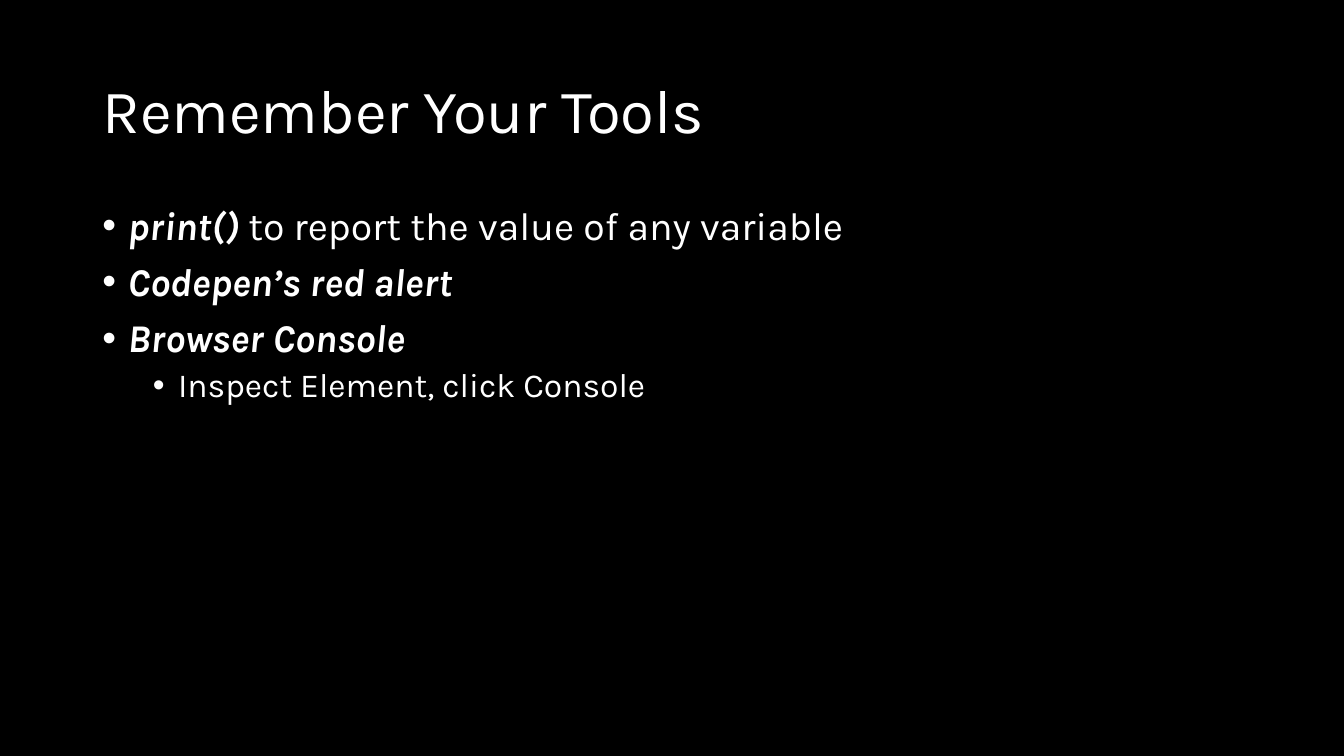
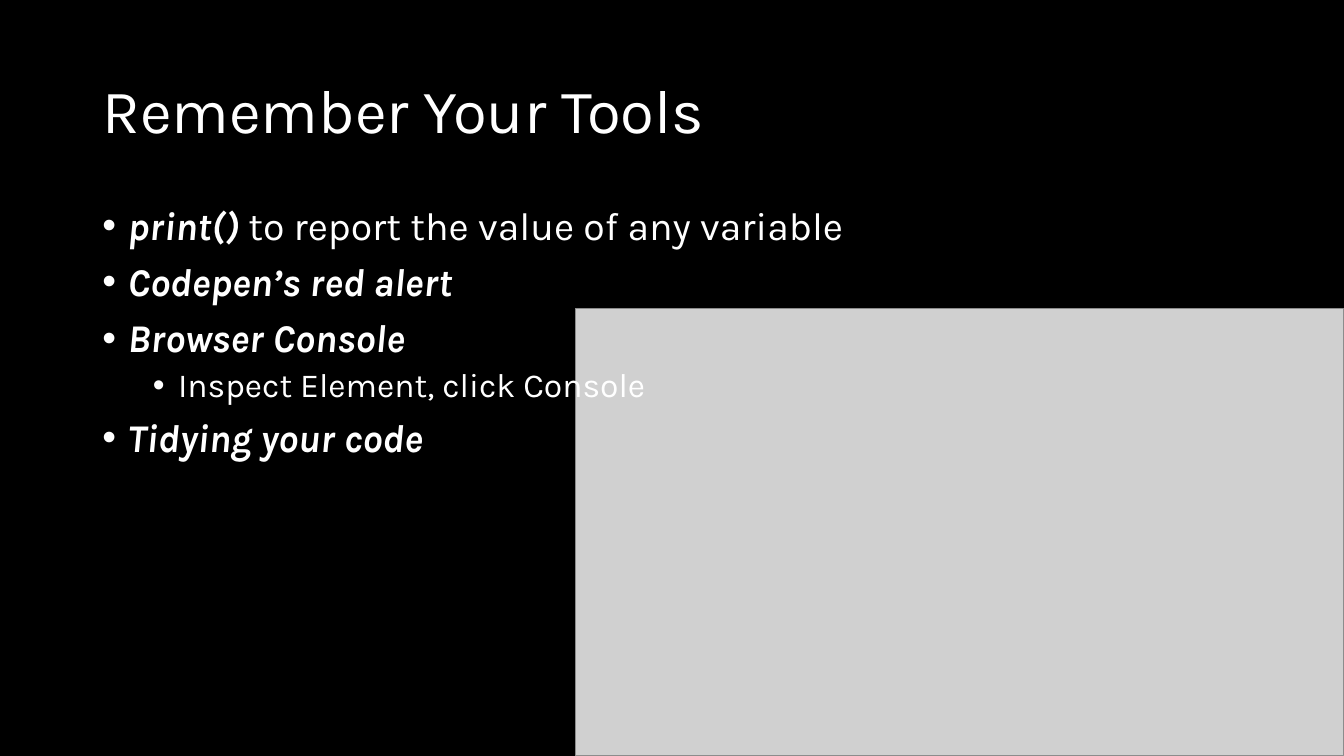
Before and after one commit to crhallberg/IMM120, a slide deck: slide 35 of Presentations/Class 04 – Sept 25.pptx (slide 29 before the commit). Drawn at 1344x756 pixels with LibreOffice and Linux fonts; fonts in the diff are those of the drawing; grey boxes stand for pictures. Boxes give left, top, right and bottom in pixels: in the first picture for what was removed or moved away, otherwise in the second. Text is boxed around its words. In the diff, an @@ line names an element or a change of style, - is before the commit and + after.

```diff
--- a/Presentations/Class 04 – Sept 25.pptx
+++ b/Presentations/Class 04 – Sept 25.pptx
@@ picture added at <box>576,309,1344,756</box> @@
@@ text at <box>128,424,423,462</box>: paragraph added @@
+• Tidying your code
```
Also in this commit, not shown: 7 other slides changed, 16 slides added, 1 slide removed.
